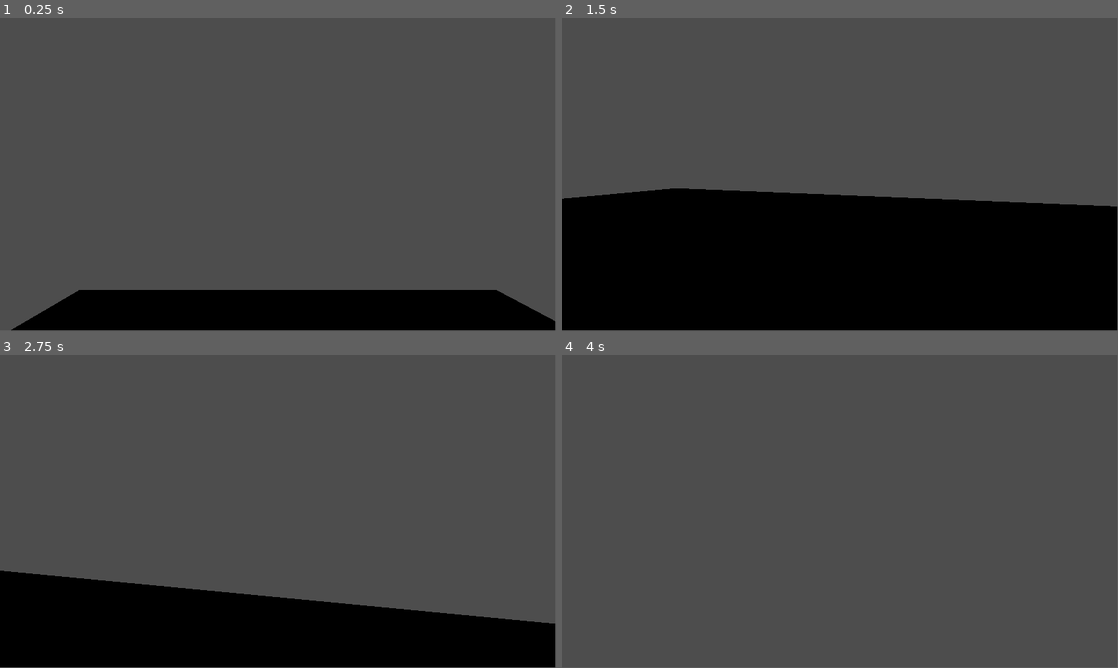
Above: before the commit, frames 1-4 (two rows, left to right).
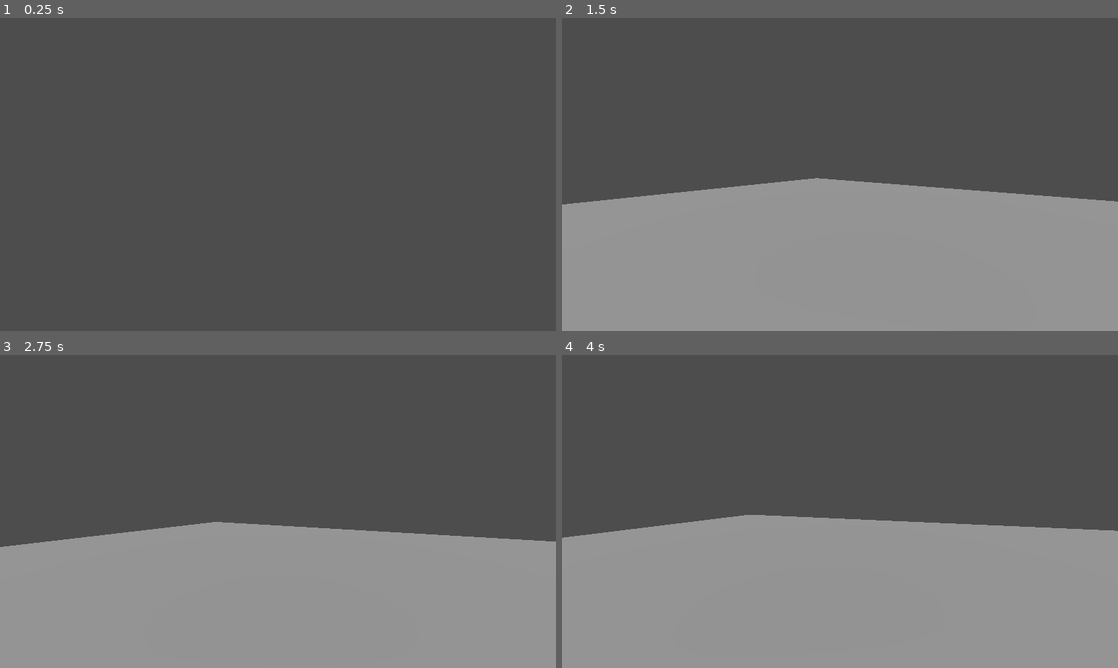
Above: after the commit, the same moments.

Repository: spicode/Built-to-scale
Game: Godot game, scene res://test.tscn
The game is run twice, just before and just after one commit, with the same random seed, the same clock (stepped at 60 frames per second) and the same inputs. Before the commit the project has no main scene; this scene is started directly in both runs.
Inputs (mouse positions are in pixels of both pictures, inside the frame that each line leads up to):
- Up to frame 1 (0.25 s): no input
- Up to frame 2 (1.5 s): tap Enter (ui_accept) at 0.5, 0.77 s; move the mouse to (962, 158) at 0.52 s; hold A (right) 0.53-1.28 s; click (962, 158) at 0.67 s; move the mouse to (812, 174) at 1.27 s; hold W (forwards) from 1.28 s (still down)
- Up to frame 3 (2.75 s): keep holding W (forwards); tap Enter (ui_accept) at 1.52 s; move the mouse to (289, 505) at 2.02 s
- Up to frame 4 (4 s): keep holding W (forwards); move the mouse to (834, 514) at 2.77 s; tap Enter (ui_accept) at 3.02, 3.77 s; move the mouse to (878, 514) at 3.52 s
The window is 799x449 before the commit and 800x450 after it. Grey fills any space a smaller window leaves; there, only what the larger window draws over its background counts as a difference.

The runs differ from the first frame. In frame 1, 11% of the frame differs, in the area x 2-100%, y 86-100%; in frame 2, 45%; in frame 3, 43%; in frame 4, 46%, in the area x 0-100%, y 0-100%.

Commit message:
thingimobobs

Diff:
--- a/player.gd
+++ b/player.gd
@@ -34,11 +34,5 @@
 	# As good practice, you should replace UI actions with custom gameplay actions.
 	var input_dir := Input.get_vector("left", "right", "forwards", "back")
 	var direction = (neck.transform.basis * Vector3(input_dir.x, 0, input_dir.y)).normalized()
-	if direction:
-		velocity.x = direction.x * SPEED
-		velocity.z = direction.z * SPEED
-	else:
-		velocity.x = move_toward(velocity.x, 0, SPEED)
-		velocity.z = move_toward(velocity.z, 0, SPEED)
 
 	move_and_slide()
--- a/project.godot
+++ b/project.godot
@@ -11,8 +11,14 @@
 [application]
 
 config/name="Built-to-scale"
+run/main_scene="res://test.tscn"
 config/features=PackedStringArray("4.2", "Forward Plus")
 config/icon="res://icon.svg"
+
+[display]
+
+window/size/viewport_width=2560
+window/size/viewport_height=1440
 
 [input]
 
--- a/test.tscn
+++ b/test.tscn
@@ -19,9 +19,12 @@
 shape = SubResource("ConcavePolygonShape3D_ql2h1")
 
 [node name="Node3D" parent="." instance=ExtResource("1_mcbl5")]
-transform = Transform3D(1, 0, 0, 0, 1, 0, 0, 0, 1, -0.49245, 5.62877, -0.229006)
+transform = Transform3D(1, 0, 0, 0, 1, 0, 0, 0, 1, -0.49245, 9.59882, -0.229006)
 
 [node name="Neck" type="Node3D" parent="Node3D"]
 transform = Transform3D(1, 0, 0, 0, 1, 0, 0, 0, 1, 0, 0.249, 0)
 
 [node name="Camera3D" type="Camera3D" parent="Node3D/Neck"]
+
+[node name="DirectionalLight3D" type="DirectionalLight3D" parent="."]
+transform = Transform3D(0.985082, -0.155634, 0.0734293, -0.0487285, 0.156966, 0.986401, -0.165043, -0.975264, 0.14704, -0.00569153, 14.8904, -12.9536)
Not shown, added: free-fps-hands/textures/dgdfdfd.png.import
Not shown, added: free-fps-hands/textures/hand-nor.png.import
Not shown, added: free-fps-hands/textures/skin-sp.png.import
Not shown, added: free-fps-hands/textures/skin-tex4.jpeg.import
Not shown, added: free-fps-hands.zip
Not shown, added: free-fps-hands/source/hand.blend
Not shown, added: free-fps-hands/source/hand.blend1
Not shown, added: free-fps-hands/source/table.blend
Not shown, added: free-fps-hands/source/table.blend1
